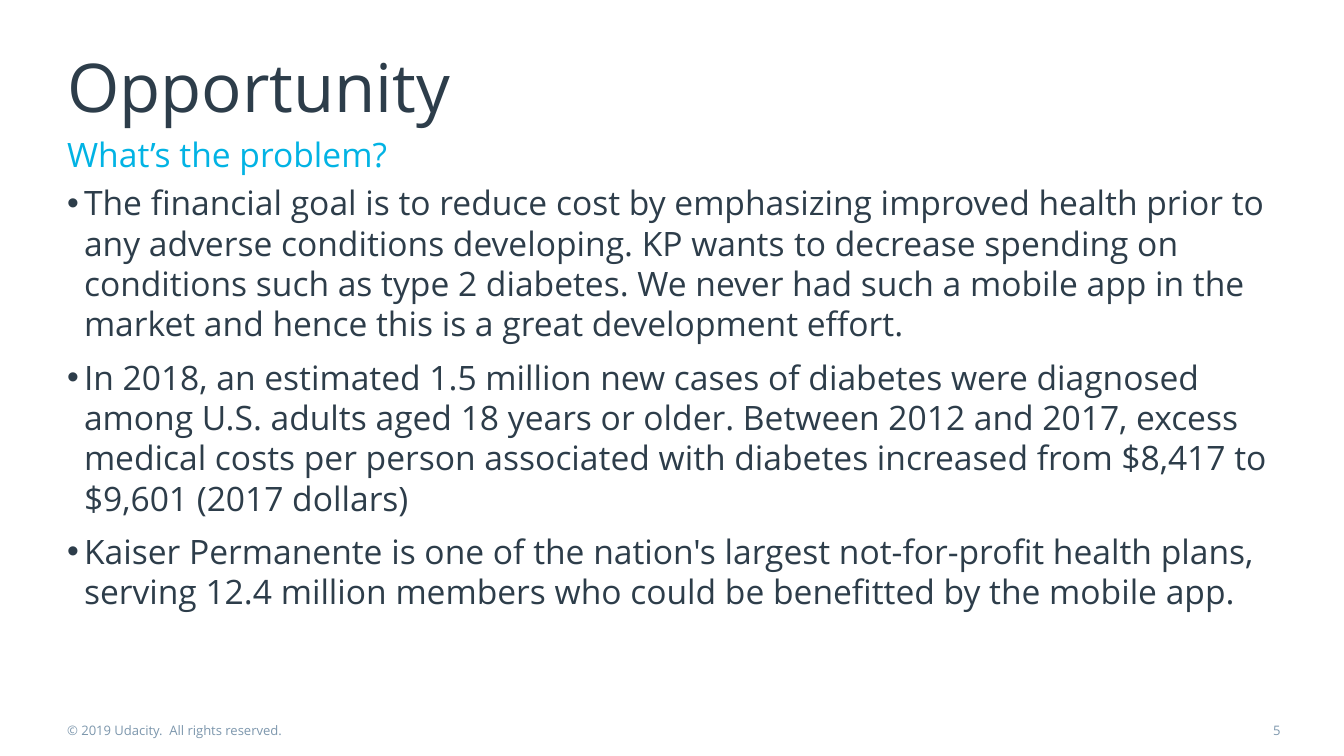
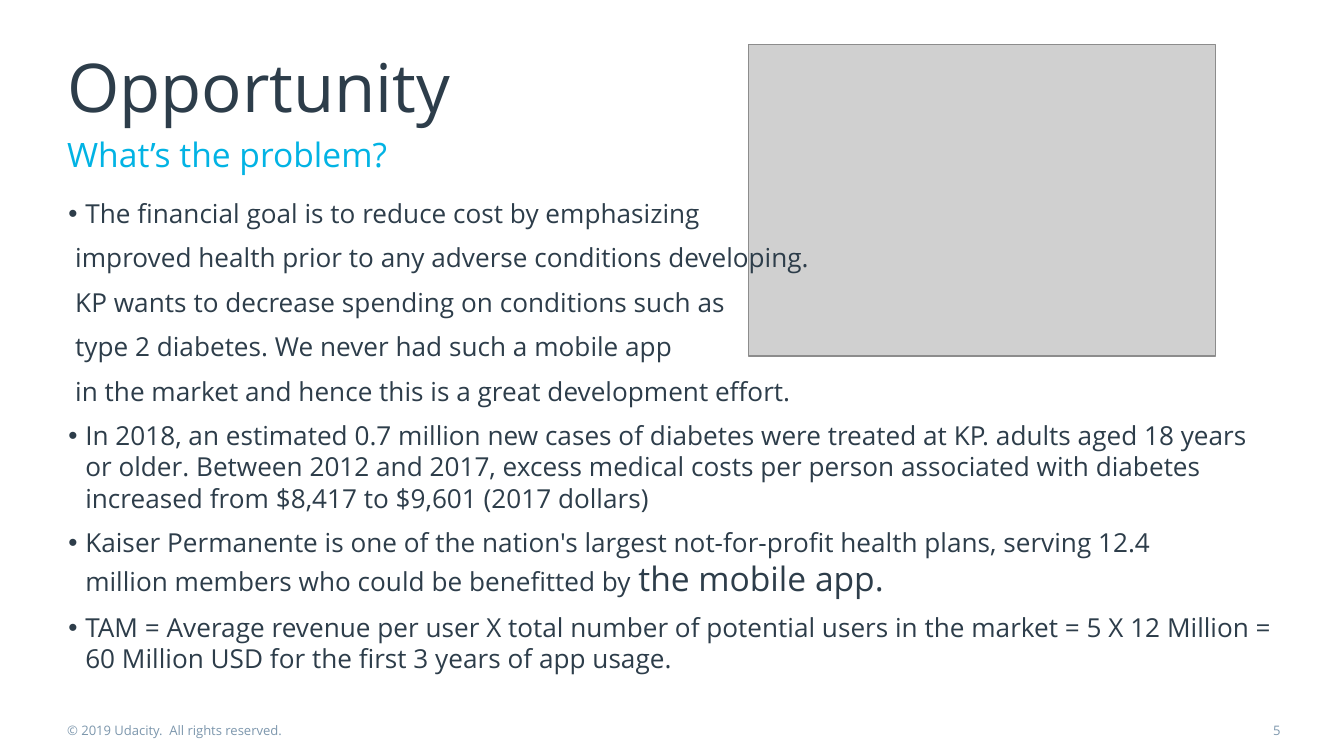
Before and after one commit to Sargam5360/Product_Manager_Nanodegree, a slide deck: slide 5 of product-pitch-template.pptx. Drawn at 1344x756 pixels with LibreOffice and Linux fonts; fonts in the diff are those of the drawing; grey boxes stand for pictures. Boxes give left, top, right and bottom in pixels: in the first picture for what was removed or moved away, otherwise in the second. Text is boxed around its words. In the diff, an @@ line names an element or a change of style, - is before the commit and + after.

```diff
--- a/product-pitch-template.pptx
+++ b/product-pitch-template.pptx
@@ picture added at bbox=[749, 44, 1215, 356] @@
@@ text "The financial goal is to ...": place and size @@
-text "The financial goal is to ..." at bbox=[84, 189, 1266, 612]
+text "The financial goal is to ..." at bbox=[75, 203, 1249, 675]
@@ text at bbox=[75, 203, 1247, 512]: text changed; size 18 to 14 pt @@
-• The financial goal is to reduce cost by emphasizing improved health prior to any adverse conditions developing. KP wants to decrease spending on conditions such as type 2 diabetes. We never had such a mobile app in the market and hence this is a great development effort.
-• In 2018, an estimated 1.5 million new cases of diabetes were diagnosed among U.S. adults aged 18 years or older. Between 2012 and 2017, excess medical costs per person associated with diabetes increased from $8,417 to $9,601 (2017 dollars)
+• The financial goal is to reduce cost by emphasizing
+improved health prior to any adverse conditions developing.
+KP wants to decrease spending on conditions such as
+type 2 diabetes. We never had such a mobile app
+in the market and hence this is a great development effort.
+• In 2018, an estimated 0.7 million new cases of diabetes were treated at KP. adults aged 18 years or older. Between 2012 and 2017, excess medical costs per person associated with diabetes increased from $8,417 to $9,601 (2017 dollars)
@@ text at bbox=[85, 532, 1150, 599]: size 18 to 14 pt in "Kaiser Permanente is one of the nation's ..." @@
@@ text at bbox=[85, 617, 1249, 675]: paragraph added @@
+• TAM = Average revenue per user X total number of potential users in the market = 5 X 12 Million = 60 Million USD for the first 3 years of app usage.
```
Also in this commit, not shown: 12 other slides changed, 1 slide added.
